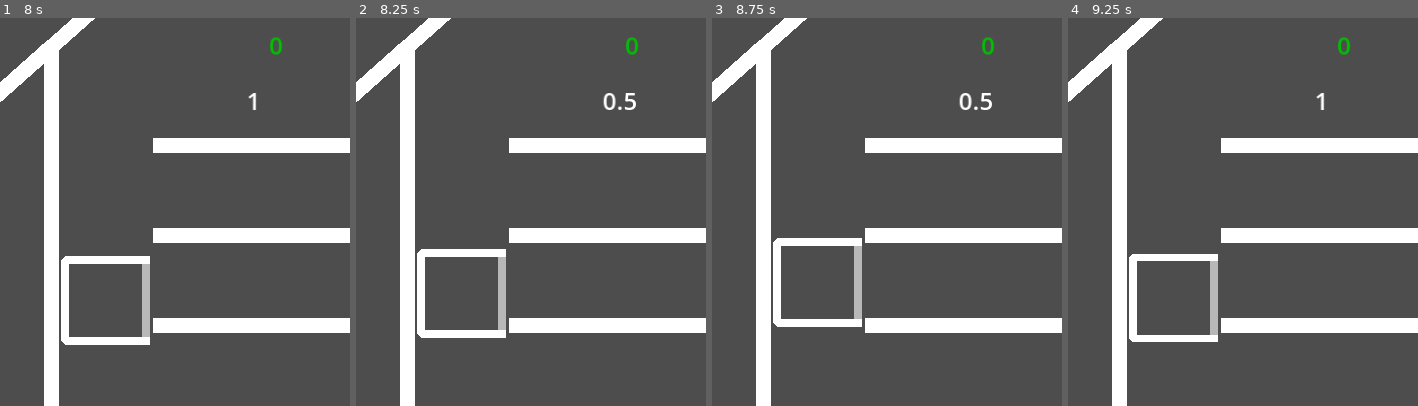
Above: before the commit, frames 1-4 (left to right).
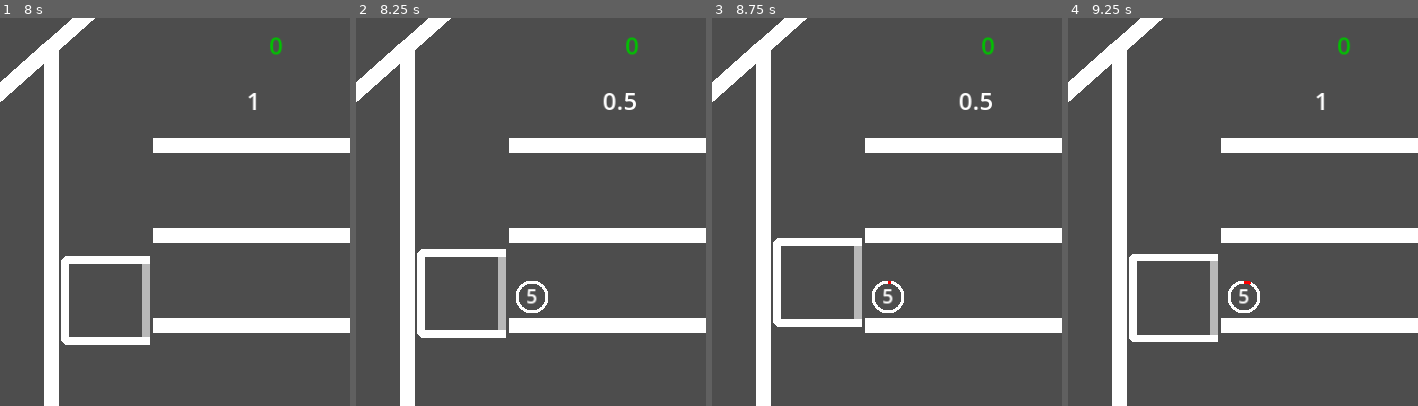
Above: after the commit, the same moments.

Repository: gilad905/elevator-boy
Game: Godot game, scene res://scenes/main.tscn
Same seed, same stepped clock (60 frames per second), same inputs: the game is played once before the commit and once after it.
Inputs:
- Up to frame 1 (8 s): tap Enter at 0.5, 6.5 s; hold Up (elevator_move_up) 0.53-1.28 s; tap Space (door_toggle) at 0.6, 1.25, 2.85, 5.1, 7.35 s; hold Down (elevator_move_down) 1.28-2.03 s; tap A (time_scale_decrease) at 1.35, 5.85 s; hold Q (time_scale_increase) 2.03-2.78 s; hold Up (elevator_move_up) 2.03-3.53 s; hold A (time_scale_decrease) 3.53-4.28 s; hold Down (elevator_move_down) 3.53-5.78 s; tap Q (time_scale_increase) at 4.35 s; hold Up (elevator_move_up) from 5.78 s (still down); hold Q (time_scale_increase) 6.53-7.28 s
- Up to frame 2 (8.25 s): release Up (elevator_move_up) at 8.03 s; hold Down (elevator_move_down) from 8.03 s (still down); hold A (time_scale_decrease) from 8.03 s (still down)
- Up to frame 3 (8.75 s): keep holding Down (elevator_move_down); keep holding A (time_scale_decrease)
- Up to frame 4 (9.25 s): keep holding Down (elevator_move_down); release A (time_scale_decrease) at 8.78 s; tap Q (time_scale_increase) at 8.85 s
The pictures show only the part of the screen within x 11-60%, y 24-74%; the shares and areas given below are measured in that part.

Frame 1 is identical in both runs. In frame 2, 0.3% of the frame differs, in the area x 45-55%, y 67-77%; in frame 3, 0.3%; in frame 4, 0.3%.

Commit message:
person timeout_reached

Diff:
--- a/scenes/main.tscn
+++ b/scenes/main.tscn
@@ -65,7 +65,7 @@
 timeout_sec = 10
 
 [node name="PersonsTimer" type="Timer" parent="Persons"]
-wait_time = 6.0
+wait_time = 5.0
 
 [node name="Building" type="Line2D" parent="."]
 position = Vector2(10, 10)
--- a/scripts/floor.gd
+++ b/scripts/floor.gd
@@ -8,6 +8,10 @@
 	door = elevator.get_node("Door")
 	self.person_limit = 9
 	$FloorNum.text = str(get_index() + 1)
+
+func add_person(person) -> void:
+	super(person)
+	person.timeout_reached.connect(_on_person_timeout_reached)
 
 func get_person_position(i: int) -> Vector2:
 	var spacing: int = Global.person_spacing
@@ -22,3 +26,7 @@
 		$Persons.remove_child(person)
 		elevator.add_person(person)
 		update_person_positions()
+
+func _on_person_timeout_reached(person: Node2D) -> void:
+	$Persons.remove_child(person)
+	update_person_positions()
--- a/scripts/person.gd
+++ b/scripts/person.gd
@@ -1,6 +1,6 @@
 extends Area2D
 
-signal timeout_reached(person: Area2D)
+signal timeout_reached(person: Node2D)
 
 var dest: int = -1
 var radius = Global.person_radius
